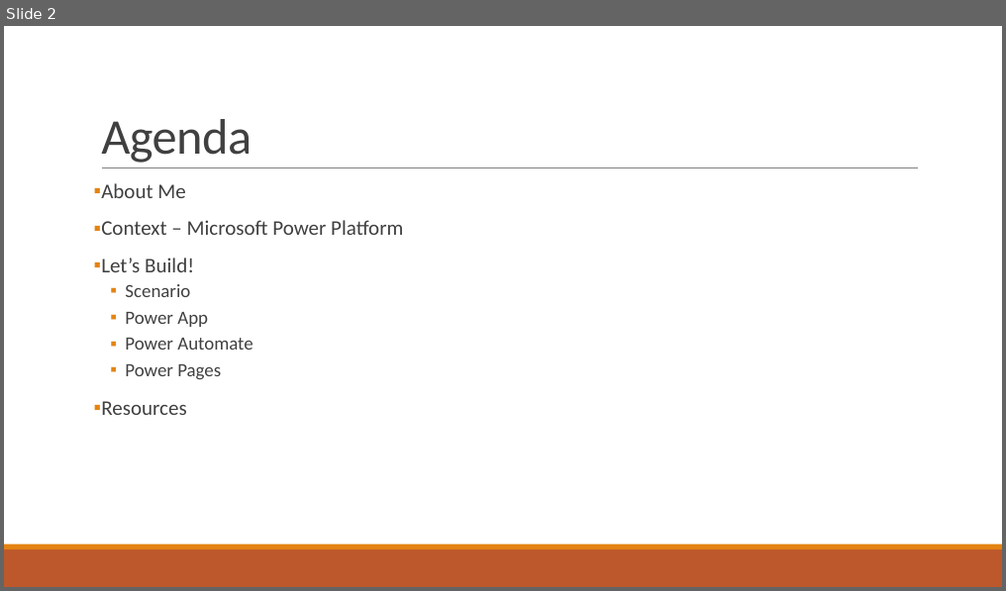
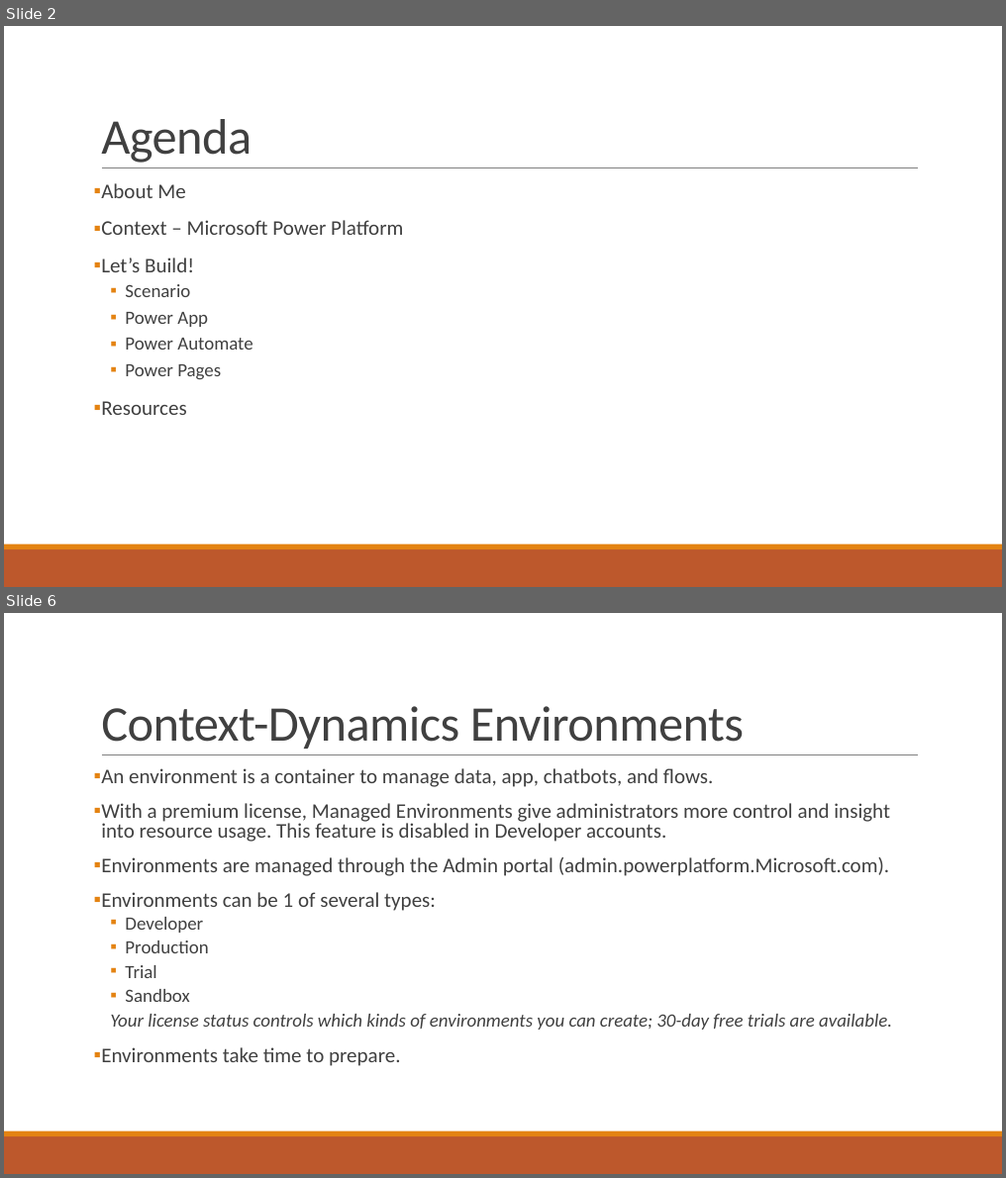
Before and after one commit to eflamm/presentations, a slide deck: Pilot to CoPilot(s).pptx. Shown one above the other, each under a label of ours: slide 2 before the commit, slides 2 and 6 after it; the slides between them are not shown. The pictures are 1006x591 and 1006x1178 pixels, drawn with LibreOffice and Linux fonts; fonts in the diff are those of the drawing. Boxes give left, top, right and bottom in pixels: in the first picture for what was removed or moved away, otherwise in the second. Text is boxed around its words. In the diff, an @@ line names an element or a change of style, - is before the commit and + after.

```diff
--- a/Pilot to CoPilot(s).pptx
+++ b/Pilot to CoPilot(s).pptx
@@ slide 6 added at (4, 613, 1002, 1174), background #FFFFFF; not listed: 3 template elements that a slide beside it also shows @@
@@ title added at (101, 706, 744, 749), 48 pt, text #404040 @@
+Context-Dynamics Environments
@@ text added at (101, 768, 892, 1066), 20 pt, text #404040 @@
+▪ An environment is a container to manage data, app, chatbots, and flows.
+▪ With a premium license, Managed Environments give administrators more control and insight into resource usage. This feature is disabled in Developer accounts.
+▪ Environments are managed through the Admin portal (admin.powerplatform.Microsoft.com).
+▪ Environments can be 1 of several types:
+  ▪ Developer
+  ▪ Production
+  ▪ Trial
+  ▪ Sandbox
+  Your license status controls which kinds of environments you can create; 30-day free trials are available.
+▪ Environments take time to prepare.
```
Also in this commit, not shown: 11 other slides added, 1 other file.
